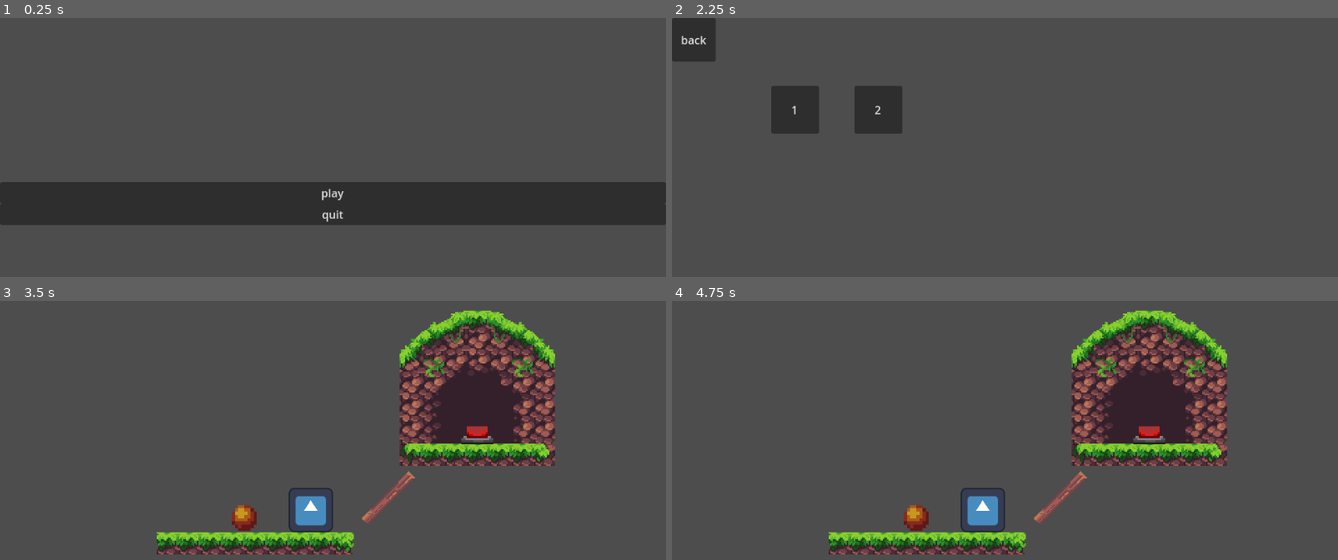
Above: before the commit, frames 1-4 (two rows, left to right).
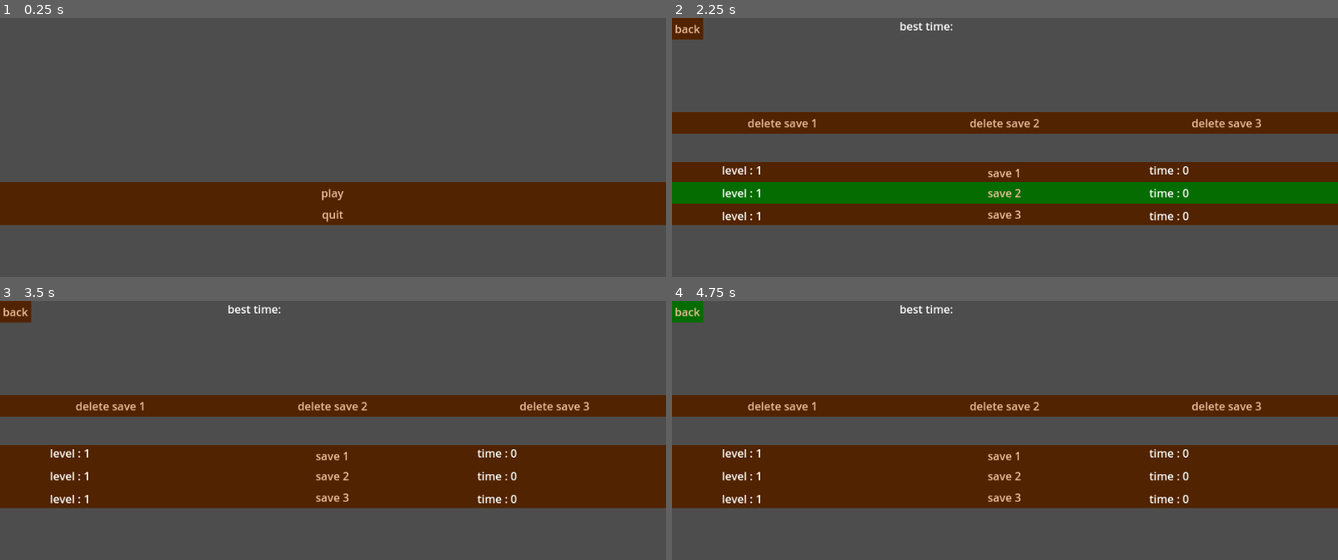
Above: after the commit, the same moments.

Repository: Hayden-Luten/Fail-Jam
Game: Godot game, scene res://Scenes/LevelScenes/Main.tscn
The game is run twice, just before and just after one commit, with the same random seed, the same clock (stepped at 60 frames per second) and the same inputs. The engine's default icon, where the game draws it, is replaced by a stand-in: a white triangle on a blue panel in a dark square.
Inputs (mouse positions are in pixels of both pictures, inside the frame that each line leads up to):
- Up to frame 1 (0.25 s): no input
- Up to frame 2 (2.25 s): click "play" at 0.5 s; click "back" at 1.25 s; click "play" at 2 s
- Up to frame 3 (3.5 s): click (119, 391) at 2.75 s, where only the run before the commit has a clickable "1"
- Up to frame 4 (4.75 s): click (1005, 456) at 3.5 s, where only the run after the commit has a clickable "save 1"; click (685, 311) at 4.25 s, where only the run after the commit has a clickable "back"

The runs differ from the first frame. In frame 1, 17% of the frame differs, in the area x 0-100%, y 63-81%; in frame 2, 35%; in frame 3, 45%, in the area x 0-100%, y 0-98%; in frame 4, 45%.

Commit message:
update 5

Diff:
--- a/Scenes/LevelScenes/Main.tscn
+++ b/Scenes/LevelScenes/Main.tscn
@@ -1,5 +1,6 @@
-[gd_scene load_steps=4 format=3 uid="uid://qyo2bavkdqrk"]
+[gd_scene load_steps=5 format=3 uid="uid://qyo2bavkdqrk"]
 
+[ext_resource type="Theme" uid="uid://cn7u13qw5ptim" path="res://assets/UI.tres" id="1_i6rik"]
 [ext_resource type="Script" path="res://Scripts/quit.gd" id="1_vcyr6"]
 [ext_resource type="Script" path="res://Scripts/playButton.gd" id="2_suuw0"]
 
@@ -14,6 +15,7 @@
 offset_top = 305.0
 offset_right = 40.0
 offset_bottom = 345.0
+theme = ExtResource("1_i6rik")
 
 [node name="Panel" type="Panel" parent="Control"]
 layout_mode = 2
--- a/Scenes/LevelScenes/level1.tscn
+++ b/Scenes/LevelScenes/level1.tscn
@@ -1,10 +1,12 @@
-[gd_scene load_steps=9 format=3 uid="uid://bylt4hiq4b0md"]
+[gd_scene load_steps=11 format=3 uid="uid://bylt4hiq4b0md"]
 
 [ext_resource type="PackedScene" uid="uid://dplxkgstdqpn7" path="res://player/Character.tscn" id="1_0ts2u"]
 [ext_resource type="Script" path="res://Scripts/level1.gd" id="1_5t8m6"]
 [ext_resource type="Texture2D" uid="uid://jusa15l4jbw5" path="res://assets/Assets.png" id="3_3e3vy"]
 [ext_resource type="PackedScene" uid="uid://g384b8lycbrw" path="res://Scenes/ObjectScenes/button.tscn" id="4_n7bk1"]
 [ext_resource type="PackedScene" uid="uid://cgpoqhw0hi0s1" path="res://Scenes/ObjectScenes/ball.tscn" id="4_pv1mp"]
+[ext_resource type="PackedScene" uid="uid://d4l0080vaf28t" path="res://Scenes/ObjectScenes/wood.tscn" id="6_k7svf"]
+[ext_resource type="PackedScene" uid="uid://c6hvid2oujr6r" path="res://Scenes/ObjectScenes/timer.tscn" id="7_6eqva"]
 
 [sub_resource type="TileSetAtlasSource" id="TileSetAtlasSource_5acss"]
 texture = ExtResource("3_3e3vy")
@@ -497,14 +499,6 @@
 16:8/0 = 0
 16:8/0/physics_layer_0/linear_velocity = Vector2(0, 0)
 16:8/0/physics_layer_0/angular_velocity = 0.0
-18:8/0 = 0
-18:8/0/physics_layer_0/linear_velocity = Vector2(0, 0)
-18:8/0/physics_layer_0/angular_velocity = 0.0
-18:8/0/physics_layer_0/polygon_0/points = PackedVector2Array(2.375, 8, 8, 2.5, 8, 8)
-19:8/0 = 0
-19:8/0/physics_layer_0/linear_velocity = Vector2(0, 0)
-19:8/0/physics_layer_0/angular_velocity = 0.0
-19:8/0/physics_layer_0/polygon_0/points = PackedVector2Array(-1.75, -4.25, -8, 2.125, -8, 8, -4.5, 8, 2.875, 0.875)
 21:8/0 = 0
 21:8/0/physics_layer_0/linear_velocity = Vector2(0, 0)
 21:8/0/physics_layer_0/angular_velocity = 0.0
@@ -553,18 +547,6 @@
 16:9/0 = 0
 16:9/0/physics_layer_0/linear_velocity = Vector2(0, 0)
 16:9/0/physics_layer_0/angular_velocity = 0.0
-17:9/0 = 0
-17:9/0/physics_layer_0/linear_velocity = Vector2(0, 0)
-17:9/0/physics_layer_0/angular_velocity = 0.0
-17:9/0/physics_layer_0/polygon_0/points = PackedVector2Array(2.625, 8, 8, 2.625, 8, 8)
-18:9/0 = 0
-18:9/0/physics_layer_0/linear_velocity = Vector2(0, 0)
-18:9/0/physics_layer_0/angular_velocity = 0.0
-18:9/0/physics_layer_0/polygon_0/points = PackedVector2Array(2.625, -8, -8, 2.25, -8, 8, -4.25, 8, 8, -3.75, 8, -8)
-19:9/0 = 0
-19:9/0/physics_layer_0/linear_velocity = Vector2(0, 0)
-19:9/0/physics_layer_0/angular_velocity = 0.0
-19:9/0/physics_layer_0/polygon_0/points = PackedVector2Array(-8, -8, -8, -4.625, -4.625, -8)
 1:10/0 = 0
 1:10/0/physics_layer_0/linear_velocity = Vector2(0, 0)
 1:10/0/physics_layer_0/angular_velocity = 0.0
@@ -604,14 +586,6 @@
 15:10/0 = 0
 15:10/0/physics_layer_0/linear_velocity = Vector2(0, 0)
 15:10/0/physics_layer_0/angular_velocity = 0.0
-17:10/0 = 0
-17:10/0/physics_layer_0/linear_velocity = Vector2(0, 0)
-17:10/0/physics_layer_0/angular_velocity = 0.0
-17:10/0/physics_layer_0/polygon_0/points = PackedVector2Array(1.625, -8, -4, -2.25, 0.375, 3.125, 8, -3.625, 8, -8)
-18:10/0 = 0
-18:10/0/physics_layer_0/linear_velocity = Vector2(0, 0)
-18:10/0/physics_layer_0/angular_velocity = 0.0
-18:10/0/physics_layer_0/polygon_0/points = PackedVector2Array(-8, -8, -8, -5.125, -5.125, -8)
 1:11/0 = 0
 1:11/0/physics_layer_0/linear_velocity = Vector2(0, 0)
 1:11/0/physics_layer_0/angular_velocity = 0.0
@@ -1032,6 +1006,34 @@
 24:24/0 = 0
 24:24/0/physics_layer_0/linear_velocity = Vector2(0, 0)
 24:24/0/physics_layer_0/angular_velocity = 0.0
+17:9/0 = 0
+17:9/0/physics_layer_0/linear_velocity = Vector2(0, 0)
+17:9/0/physics_layer_0/angular_velocity = 0.0
+17:9/0/physics_layer_0/polygon_0/points = PackedVector2Array(2.625, 8, 8, 2.625, 8, 8)
+17:10/0 = 0
+17:10/0/physics_layer_0/linear_velocity = Vector2(0, 0)
+17:10/0/physics_layer_0/angular_velocity = 0.0
+17:10/0/physics_layer_0/polygon_0/points = PackedVector2Array(1.625, -8, -4, -2.25, 0.375, 3.125, 8, -3.625, 8, -8)
+18:8/0 = 0
+18:8/0/physics_layer_0/linear_velocity = Vector2(0, 0)
+18:8/0/physics_layer_0/angular_velocity = 0.0
+18:8/0/physics_layer_0/polygon_0/points = PackedVector2Array(2.375, 8, 8, 2.5, 8, 8)
+18:9/0 = 0
+18:9/0/physics_layer_0/linear_velocity = Vector2(0, 0)
+18:9/0/physics_layer_0/angular_velocity = 0.0
+18:9/0/physics_layer_0/polygon_0/points = PackedVector2Array(2.625, -8, -8, 2.25, -8, 8, -4.25, 8, 8, -3.75, 8, -8)
+18:10/0 = 0
+18:10/0/physics_layer_0/linear_velocity = Vector2(0, 0)
+18:10/0/physics_layer_0/angular_velocity = 0.0
+18:10/0/physics_layer_0/polygon_0/points = PackedVector2Array(-8, -8, -8, -5.125, -5.125, -8)
+19:8/0 = 0
+19:8/0/physics_layer_0/linear_velocity = Vector2(0, 0)
+19:8/0/physics_layer_0/angular_velocity = 0.0
+19:8/0/physics_layer_0/polygon_0/points = PackedVector2Array(-1.75, -4.25, -8, 2.125, -8, 8, -4.5, 8, 2.875, 0.875)
+19:9/0 = 0
+19:9/0/physics_layer_0/linear_velocity = Vector2(0, 0)
+19:9/0/physics_layer_0/angular_velocity = 0.0
+19:9/0/physics_layer_0/polygon_0/points = PackedVector2Array(-8, -8, -8, -4.625, -4.625, -8)
 
 [sub_resource type="TileSet" id="TileSet_8rwx6"]
 physics_layer_0/collision_layer = 4
@@ -1056,7 +1058,7 @@
 [node name="TileMap" type="TileMap" parent="."]
 tile_set = SubResource("TileSet_8rwx6")
 format = 2
-layer_0/tile_data = PackedInt32Array(196604, 131072, 0, 1966 …(108 unchanged characters)… , 131075, 196608, 0, 131076, 262144, 0, 5, 1114112, 9, 65541, 1114112, 10, -65530, 1179648, 8, 6, 1179648, 9, 65542, 1179648, 10, -65529, 1245184, 8, 7, 1245184, 9, -131064, 196608, 0, -131063, 196608, 0,  …(896 unchanged characters)…
+layer_0/tile_data = PackedInt32Array(196604, 131072, 0, 1966 …(108 unchanged characters)… , 131075, 196608, 0, 131076, 262144, 0, -131064, 196608, 0, -131063, 196608, 0,  …(896 unchanged characters)…
 
 [node name="button" parent="." instance=ExtResource("4_n7bk1")]
 position = Vector2(168, -32)
@@ -1072,4 +1074,10 @@
 [node name="ball" parent="." instance=ExtResource("4_pv1mp")]
 position = Vector2(0, -40)
 
+[node name="wood" parent="." instance=ExtResource("6_k7svf")]
+position = Vector2(96, 8)
+
+[node name="timer" parent="." instance=ExtResource("7_6eqva")]
+position = Vector2(-176, -136)
+
 [connection signal="body_entered" from="fell" to="." method="_on_fell_body_entered"]
--- a/Scenes/LevelScenes/levelSelect.tscn
+++ b/Scenes/LevelScenes/levelSelect.tscn
@@ -1,28 +1,37 @@
-[gd_scene load_steps=2 format=3 uid="uid://bkc3mpytgjyan"]
+[gd_scene load_steps=3 format=3 uid="uid://bkc3mpytgjyan"]
 
 [ext_resource type="Script" path="res://Scripts/levelSelect.gd" id="1_tc0w6"]
+[ext_resource type="Theme" uid="uid://cn7u13qw5ptim" path="res://assets/UI.tres" id="2_uqwh4"]
 
 [node name="levelSelect" type="Node2D"]
 script = ExtResource("1_tc0w6")
 
-[node name="back" type="Button" parent="."]
-offset_right = 63.0
-offset_bottom = 63.0
+[node name="Control" type="Control" parent="."]
+layout_mode = 3
+anchors_preset = 0
+offset_right = 40.0
+offset_bottom = 40.0
+theme = ExtResource("2_uqwh4")
+
+[node name="back" type="Button" parent="Control"]
+offset_right = 45.0
+offset_bottom = 31.0
 text = "back"
 
-[node name="level1" type="Button" parent="."]
+[node name="level1" type="Button" parent="Control"]
 offset_left = 143.0
 offset_top = 98.0
 offset_right = 212.0
 offset_bottom = 167.0
 text = "1"
 
-[node name="level2" type="Button" parent="."]
+[node name="level2" type="Button" parent="Control"]
 offset_left = 263.0
 offset_top = 98.0
 offset_right = 332.0
 offset_bottom = 167.0
 text = "2"
 
-[connection signal="pressed" from="back" to="." method="_on_back_pressed"]
-[connection signal="pressed" from="level1" to="." method="_on_level_1_pressed"]
+[connection signal="pressed" from="Control/back" to="." method="_on_back_pressed"]
+[connection signal="pressed" from="Control/level1" to="." method="_on_level_1_pressed"]
+[connection signal="pressed" from="Control/level2" to="." method="_on_level_2_pressed"]
--- /dev/null
+++ b/Scenes/LevelScenes/saveSelect.tscn
@@ -0,0 +1,112 @@
+[gd_scene load_steps=4 format=3 uid="uid://bk7eo8wv4xoxl"]
+
+[ext_resource type="Script" path="res://Scripts/saveSelect.gd" id="1_uh4pq"]
+[ext_resource type="Theme" uid="uid://cn7u13qw5ptim" path="res://assets/UI.tres" id="2_3m6q3"]
+
+[sub_resource type="StyleBoxFlat" id="StyleBoxFlat_ynqdj"]
+border_width_left = 14
+
+[node name="saveSelect" type="Node2D"]
+script = ExtResource("1_uh4pq")
+
+[node name="Control" type="Control" parent="."]
+layout_mode = 3
+anchors_preset = 0
+offset_top = 305.0
+offset_right = 40.0
+offset_bottom = 345.0
+theme = ExtResource("2_3m6q3")
+
+[node name="Panel" type="Panel" parent="Control"]
+layout_mode = 2
+offset_right = 960.0
+theme_override_styles/panel = SubResource("StyleBoxFlat_ynqdj")
+
+[node name="deleteSave1" type="Button" parent="Control/Panel"]
+z_index = 1
+layout_mode = 2
+offset_top = -169.0
+offset_right = 320.0
+offset_bottom = -138.0
+text = "delete save 1"
+
+[node name="deleteSave2" type="Button" parent="Control/Panel"]
+z_index = 1
+layout_mode = 2
+offset_left = 320.0
+offset_top = -169.0
+offset_right = 640.0
+offset_bottom = -138.0
+text = "delete save 2"
+
+[node name="deleteSave3" type="Button" parent="Control/Panel"]
+z_index = 1
+layout_mode = 2
+offset_left = 640.0
+offset_top = -169.0
+offset_right = 960.0
+offset_bottom = -138.0
+text = "delete save 3"
+
+[node name="save1" type="Button" parent="Control/Panel"]
+z_index = 1
+layout_mode = 2
+offset_top = -97.0
+offset_right = 960.0
+offset_bottom = -66.0
+text = "save 1"
+
+[node name="save2" type="Button" parent="Control/Panel"]
+z_index = 1
+layout_mode = 2
+offset_top = -68.0
+offset_right = 960.0
+offset_bottom = -37.0
+text = "save 2"
+
+[node name="save3" type="Button" parent="Control/Panel"]
+z_index = 1
+layout_mode = 2
+offset_top = -37.0
+offset_right = 960.0
+offset_bottom = -6.0
+text = "save 3"
+
+[node name="back" type="Button" parent="Control/Panel"]
+z_index = 1
+layout_mode = 2
+offset_top = -305.0
+offset_right = 45.0
+offset_bottom = -274.0
+text = "back"
+
+[node name="levelLabel" type="Label" parent="Control/Panel"]
+z_index = 2
+offset_left = 72.0
+offset_top = -97.0
+offset_right = 272.0
+offset_bottom = -9.0
+
+[node name="bestTime" type="Label" parent="Control/Panel"]
+z_index = 2
+offset_left = 328.0
+offset_top = -305.0
+offset_right = 640.0
+offset_bottom = -279.0
+text = "best time: "
+
+[node name="timeLabel" type="Label" parent="Control/Panel"]
+z_index = 2
+layout_mode = 0
+offset_left = 688.0
+offset_top = -97.0
+offset_right = 888.0
+offset_bottom = -9.0
+
+[connection signal="pressed" from="Control/Panel/deleteSave1" to="." method="_on_delete_save_1_pressed"]
+[connection signal="pressed" from="Control/Panel/deleteSave2" to="." method="_on_delete_save_2_pressed"]
+[connection signal="pressed" from="Control/Panel/deleteSave3" to="." method="_on_delete_save_3_pressed"]
+[connection signal="pressed" from="Control/Panel/save1" to="." method="_on_save_1_pressed"]
+[connection signal="pressed" from="Control/Panel/save2" to="." method="_on_save_2_pressed"]
+[connection signal="pressed" from="Control/Panel/save3" to="." method="_on_save_3_pressed"]
+[connection signal="pressed" from="Control/Panel/back" to="." method="_on_back_pressed"]
--- a/Scenes/ObjectScenes/button.tscn
+++ b/Scenes/ObjectScenes/button.tscn
@@ -1,25 +1,23 @@
 [gd_scene load_steps=4 format=3 uid="uid://g384b8lycbrw"]
 
 [ext_resource type="Script" path="res://Scripts/button.gd" id="1_r87xy"]
-[ext_resource type="Texture2D" uid="uid://dw5jq5njl6i7q" path="res://assets/buttonSheet.png" id="2_hieoi"]
+[ext_resource type="Texture2D" uid="uid://dw5jq5njl6i7q" path="res://assets/buttonSheet.png" id="2_3yark"]
 
 [sub_resource type="RectangleShape2D" id="RectangleShape2D_rl2ab"]
 size = Vector2(20, 12)
 
 [node name="button" type="Node2D"]
-script = ExtResource("1_r87xy")
 
 [node name="collider" type="Area2D" parent="."]
+collision_mask = 3
+script = ExtResource("1_r87xy")
 
 [node name="shape" type="CollisionShape2D" parent="collider"]
 position = Vector2(0, -6)
 shape = SubResource("RectangleShape2D_rl2ab")
 
-[node name="button" type="Sprite2D" parent="."]
+[node name="buttonSprite" type="Sprite2D" parent="."]
 position = Vector2(0, -4)
 scale = Vector2(1.45313, 1.45313)
-texture = ExtResource("2_hieoi")
+texture = ExtResource("2_3yark")
 hframes = 2
-
-[connection signal="body_entered" from="collider" to="." method="_on_collider_body_entered"]
-[connection signal="body_exited" from="collider" to="." method="_on_collider_body_exited"]
--- /dev/null
+++ b/Scenes/ObjectScenes/timer.tscn
@@ -0,0 +1,11 @@
+[gd_scene load_steps=2 format=3 uid="uid://c6hvid2oujr6r"]
+
+[ext_resource type="Script" path="res://Scripts/timer.gd" id="1_2cwgl"]
+
+[node name="timer" type="Node2D"]
+script = ExtResource("1_2cwgl")
+
+[node name="Label" type="Label" parent="."]
+offset_right = 40.0
+offset_bottom = 23.0
+text = "0:00"
--- /dev/null
+++ b/Scenes/ObjectScenes/wood.tscn
@@ -0,0 +1,19 @@
+[gd_scene load_steps=3 format=3 uid="uid://d4l0080vaf28t"]
+
+[ext_resource type="Texture2D" uid="uid://mgbiiccl24be" path="res://assets/wood.png" id="1_mjkrx"]
+
+[sub_resource type="RectangleShape2D" id="RectangleShape2D_3eh5y"]
+size = Vector2(11.3137, 45.2548)
+
+[node name="Node2D" type="RigidBody2D"]
+collision_layer = 4
+collision_mask = 3
+freeze = true
+
+[node name="Sprite2D" type="Sprite2D" parent="."]
+texture = ExtResource("1_mjkrx")
+
+[node name="CollisionShape2D" type="CollisionShape2D" parent="."]
+position = Vector2(1.19209e-07, 1.19209e-07)
+rotation = 0.785398
+shape = SubResource("RectangleShape2D_3eh5y")
--- a/Scripts/button.gd
+++ b/Scripts/button.gd
@@ -1,14 +1,11 @@
-extends Node2D
+extends Area2D
 
-var currentBody
+@onready var button = get_parent().get_node("buttonSprite")
 
-func _on_collider_body_entered(body):
-	currentBody = body
-	$button.frame = 1
-	gv.buttonPress = true
-
-func _on_collider_body_exited(body):
-	if currentBody == body:
-		$button.frame = 0
+func _process(_delta):
+	if has_overlapping_bodies():
+		button.frame = 1
+		gv.buttonPress = true
+	else:
+		button.frame = 0
 		gv.buttonPress = false
-		currentBody = ""
--- /dev/null
+++ b/Scripts/gv.gd
@@ -0,0 +1,60 @@
+extends Node
+
+@onready var speed = 30000
+@onready var level = [1, 1, 1, 1]
+@onready var buttonPress = false
+@onready var time = [0, 0, 0, 0]
+@onready var saveNum
+
+func round_to_dec(num, digit):
+	return round(num * pow(10.0, digit)) / pow(10.0, digit)
+
+
+func _exit_tree():
+	if saveNum == 1 or 2 or 3:
+		saveGame()
+
+func save():
+	var save1 = {
+		"level" : gv.level[1],
+		"time" : gv.time[1]
+	}
+	var save2 = {
+		"level" : gv.level[2],
+		"time" : gv.time[2]
+	}
+	var save3 = {
+		"level" : gv.level[3],
+		"time" : gv.time[3]
+	}
+	var saveDict = {
+		"save1" : save1,
+		"save2" : save2,
+		"save3" : save3
+	}
+	return saveDict
+
+func saveGame():
+	var gameSave = FileAccess.open("user://saveGame.save", FileAccess.WRITE)
+
+	var jsonString = JSON.stringify(save())
+
+	gameSave.store_line(jsonString)
+
+func loadGame():
+	if not FileAccess.file_exists("user://saveGame.save"):
+		return
+
+	var gameSave = FileAccess.open("user://saveGame.save", FileAccess.READ)
+
+	while gameSave.get_position() < gameSave.get_length():
+		var jsonString = gameSave.get_line()
+		var json = JSON.new()
+		var _parseResult = json.parse(jsonString)
+		var nodeData = json.get_data()
+		gv.level[1] = nodeData.save1.level
+		gv.time[1] = nodeData.save1.time
+		gv.level[2] = nodeData.save2.level
+		gv.time[2] = nodeData.save2.time
+		gv.level[3] = nodeData.save3.level
+		gv.time[3] = nodeData.save3.time
--- a/Scripts/level1.gd
+++ b/Scripts/level1.gd
@@ -2,15 +2,22 @@
 
 @onready var player = $player
 @onready var ball = $ball
+@onready var wood = $wood
 
 func pickBall():
 	ball.reparent(player)
+	ball.position.x = 0
+	ball.position.y = 0
 
 func _process(_delta):
-
+	if gv.buttonPress:
+		wood.global_position = Vector2(1000,1000)
+	if !gv.buttonPress:
+		wood.global_position = Vector2(96, 8)
 	pass
 
-
-func _on_fell_body_entered(body):
-	body.global_position.x = 0
-	body.global_position.y = 0
+func _on_fell_body_entered(_body):
+	if gv.level[gv.saveNum] == 1:
+		gv.level[gv.saveNum] = 2
+		gv.saveGame()
+	get_tree().change_scene_to_file("res://Scenes/LevelScenes/levelSelect.tscn")
--- a/Scripts/levelSelect.gd
+++ b/Scripts/levelSelect.gd
@@ -1,11 +1,14 @@
 extends Node2D
 
 
+func _on_back_pressed():
+	get_tree().change_scene_to_file("res://Scenes/LevelScenes/saveSelect.tscn")
 
 
 func _on_level_1_pressed():
 	get_tree().change_scene_to_file("res://Scenes/LevelScenes/level1.tscn")
 
 
-func _on_back_pressed():
-	get_tree().change_scene_to_file("res://Scenes/LevelScenes/Main.tscn")
+
+func _on_level_2_pressed():
+	get_tree().change_scene_to_file("res://Scenes/LevelScenes/level2.tscn")
--- a/Scripts/playButton.gd
+++ b/Scripts/playButton.gd
@@ -2,4 +2,4 @@
 
 
 func _on_pressed():
-	get_tree().change_scene_to_file("res://Scenes/LevelScenes/levelSelect.tscn")
+	get_tree().change_scene_to_file("res://Scenes/LevelScenes/saveSelect.tscn")
--- /dev/null
+++ b/Scripts/saveSelect.gd
@@ -0,0 +1,55 @@
+extends Node2D
+
+@onready var levelLab = $Control/Panel/levelLabel
+@onready var timeLab = $Control/Panel/timeLabel
+
+func displayReset():
+	gv.loadGame()
+	levelLab.text = "level : " + str(gv.level[1]) + "
+	" + "level : " + str(gv.level[2]) + "
+	" + "level : " + str(gv.level[3])
+	timeLab.text =  "time : " + str(gv.round_to_dec(gv.time[1], 3)) + "
+	" + "time : " + str(gv.round_to_dec(gv.time[2], 3)) + "
+	" + "time : " + str(gv.round_to_dec(gv.time[3], 3))
+
+func _ready():
+	displayReset()
+
+func _on_save_1_pressed():
+	gv.saveNum = 1
+	gv.loadGame()
+	get_tree().change_scene_to_file("res://Scenes/LevelScenes/levelSelect.tscn")
+
+func _on_save_2_pressed():
+	gv.saveNum = 2
+	gv.loadGame()
+	get_tree().change_scene_to_file("res://Scenes/LevelScenes/levelSelect.tscn")
+
+
+func _on_save_3_pressed():
+	gv.saveNum = 3
+	gv.loadGame()
+	get_tree().change_scene_to_file("res://Scenes/LevelScenes/levelSelect.tscn")
+
+func _on_back_pressed():
+	get_tree().change_scene_to_file("res://Scenes/LevelScenes/Main.tscn")
+
+
+func _on_delete_save_1_pressed():
+	gv.time[1] = 0
+	gv.level[1] = 1
+	gv.saveGame()
+	displayReset()
+
+
+func _on_delete_save_2_pressed():
+	gv.time[2] = 0
+	gv.level[2] = 1
+	gv.saveGame()
+	displayReset()
+
+func _on_delete_save_3_pressed():
+	gv.time[3] = 0
+	gv.level[3] = 1
+	gv.saveGame()
+	displayReset()
--- /dev/null
+++ b/Scripts/timer.gd
@@ -0,0 +1,12 @@
+extends Node2D
+var displayTime = 0
+@onready var label = $Label
+var time
+func _ready():
+	pass # Replace with function body.
+
+
+func _process(delta):
+	gv.time[gv.saveNum] += delta
+	displayTime = gv.round_to_dec(gv.time[gv.saveNum], 3)
+	label.text = str(displayTime)
--- /dev/null
+++ b/assets/UI.tres
@@ -0,0 +1,15 @@
+[gd_resource type="Theme" load_steps=3 format=3 uid="uid://cn7u13qw5ptim"]
+
+[sub_resource type="StyleBoxFlat" id="StyleBoxFlat_v2qdf"]
+bg_color = Color(0.0196078, 0.423529, 0.00392157, 1)
+
+[sub_resource type="StyleBoxFlat" id="StyleBoxFlat_p4cqp"]
+bg_color = Color(0.317647, 0.137255, 0, 1)
+
+[resource]
+Button/colors/font_color = Color(0.941176, 0.74902, 0.619608, 1)
+Button/colors/font_hover_color = Color(0.941176, 0.74902, 0.619608, 1)
+Button/font_sizes/font_size = 16
+Button/styles/hover = SubResource("StyleBoxFlat_v2qdf")
+Button/styles/normal = SubResource("StyleBoxFlat_p4cqp")
+Label/constants/line_spacing = 10
--- a/gv.gd
+++ /dev/null
@@ -1,39 +0,0 @@
-extends Node
-
-@onready var speed = 30000
-@onready var level = 1
-@onready var buttonPress = false
-
-func _ready():
-	loadGame()
-
-func _exit_tree():
-	saveGame()
-
-func save():
-	var saveDict = {
-		"level" : gv.level
-
-	}
-	return saveDict
-
-func saveGame():
-	var gameSave = FileAccess.open("user://saveGame.save", FileAccess.WRITE)
-
-	var jsonString = JSON.stringify(save())
-
-	gameSave.store_line(jsonString)
-
-func loadGame():
-	if not FileAccess.file_exists("user://saveGame.save"):
-		return
-
-	var gameSave = FileAccess.open("user://saveGame.save", FileAccess.READ)
-
-	while gameSave.get_position() < gameSave.get_length():
-		var jsonString = gameSave.get_line()
-		var json = JSON.new()
-		var parseResult = json.parse(jsonString)
-		var nodeData = json.get_data()
-
-		gv.level = nodeData.level
--- a/player/Character.tscn
+++ b/player/Character.tscn
@@ -10,7 +10,7 @@
 collision_mask = 4
 script = ExtResource("1_knwxk")
 
-[node name="Sprite2D" type="Sprite2D" parent="." groups=["player"]]
+[node name="texture" type="Sprite2D" parent="." groups=["player"]]
 scale = Vector2(0.25, 0.25)
 texture = ExtResource("1_lrm47")
 
--- a/project.godot
+++ b/project.godot
@@ -19,7 +19,7 @@
 
 [autoload]
 
-gv="*res://gv.gd"
+gv="*res://Scripts/gv.gd"
 
 [display]
 
Binary file added: Scripts/buttonSheet-export.aseprite
Binary file added: assets/buttonSheet-export.aseprite
Binary file changed: assets/buttonSheet.png
Binary file added: assets/wood.png
Not shown, added: assets/wood.png.import
